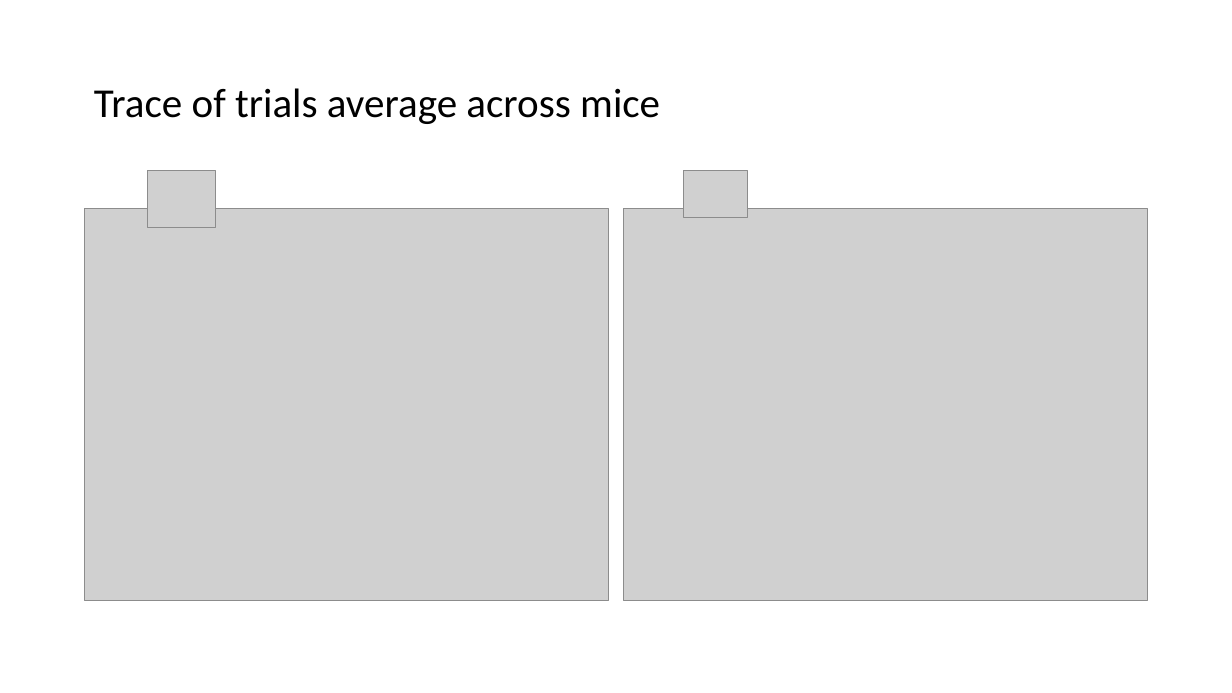
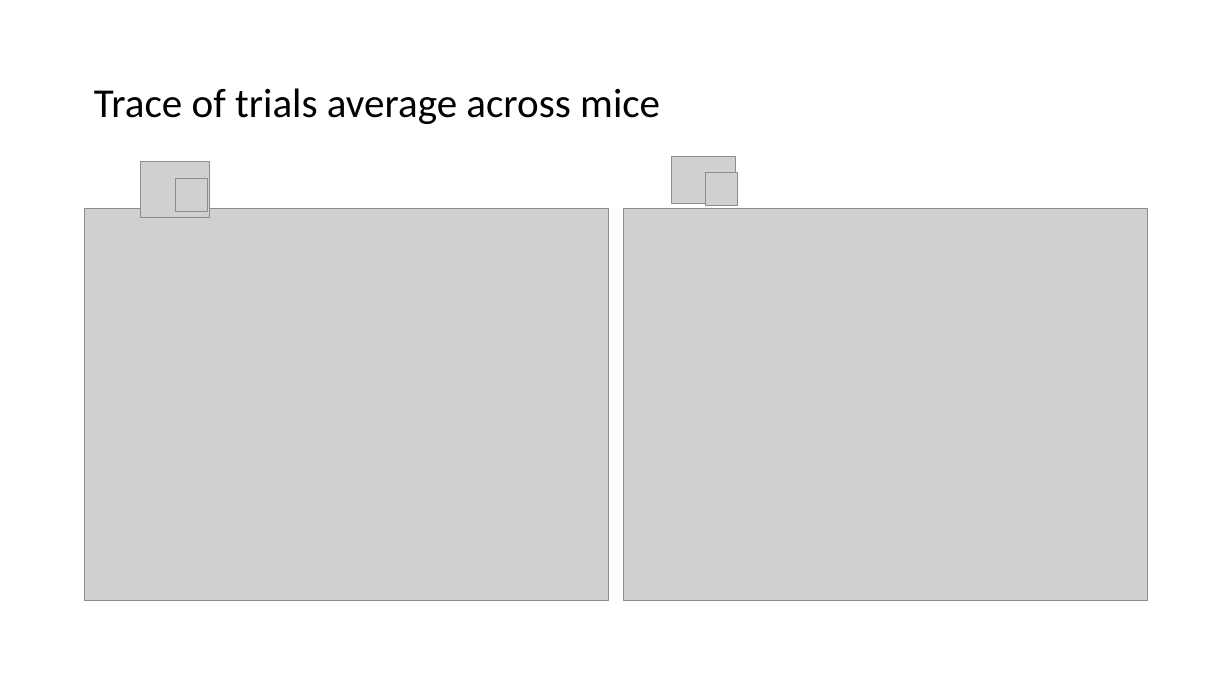
Before and after one commit to lanluo9/inter, a slide deck: slide 11 of code/Jin2020/200903_LL.pptx. Drawn at 1232x693 pixels with LibreOffice and Linux fonts; fonts in the diff are those of the drawing; grey boxes stand for pictures. Boxes give left, top, right and bottom in pixels: in the first picture for what was removed or moved away, otherwise in the second. Text is boxed around its words. In the diff, an @@ line names an element or a change of style, - is before the commit and + after.

```diff
--- a/code/Jin2020/200903_LL.pptx
+++ b/code/Jin2020/200903_LL.pptx
@@ picture: place and size @@
-picture at bbox=[147, 171, 215, 227]
+picture at bbox=[141, 161, 210, 217]
@@ picture added at bbox=[175, 178, 207, 212] @@
@@ picture: place and size @@
-picture at bbox=[684, 171, 748, 218]
+picture at bbox=[672, 156, 736, 203]
@@ picture added at bbox=[705, 173, 738, 206] @@
```
Also in this commit, not shown: 5 other slides changed.
